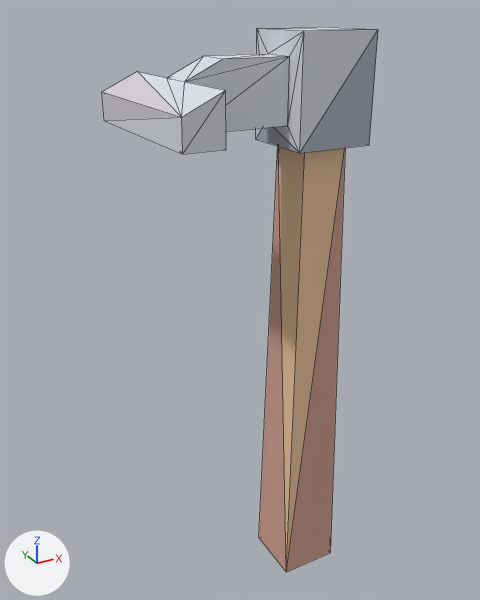
What one commit did to the glTF model example_game/world/props/hoe.prop/model.glb.
Before and after are seen from a 50 mm camera at (-0.302, -0.53, 0.597) aimed at (0.001, 0.02, 0.322). The lights are fixed; the arrows at lower left show +X, +Y and +Z. The picture after the commit comes second. Mesh edges are drawn as thin lines. Vertices at exactly the same position are counted once.

Objects in the first picture: 'model'.
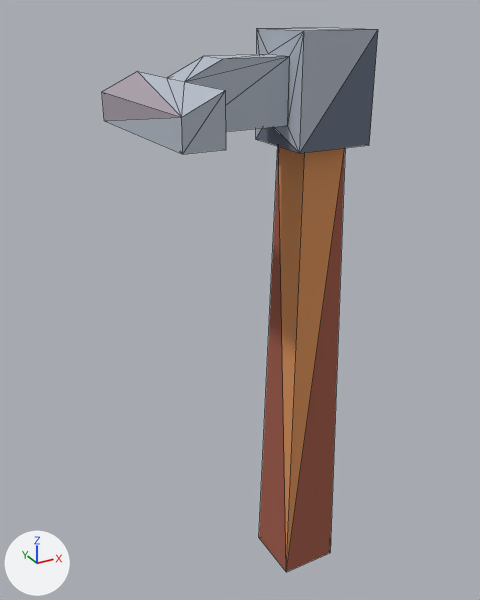
Location of each change, (x1, y1, x2, y2) in pixels of the pictures (480 x 600 px):
part 1 of me_model, recoloured (white to light grey)
    both: (102, 27, 378, 154)
part 2 of me_model, recoloured (grey to greyish blue)
    both: (256, 30, 378, 153)
part 3 of me_model, recoloured (beige to brown)
    both: (259, 146, 345, 572)

Edits to the bpy script that builds the scene:
```text
Change me_model:
    where me_model.from_pydata(...)  # 34 vertices, 58 faces; spans x -0.106..0.106, y -0.089..0.089, z -0.02..0.58
    used by ob_model
    me_model part 1: 42 faces centred in x -0.106..0.106, y -0.089..0.089, z 0.494..0.58 are repainted in the vertex colours; the middle colour goes from white #dbdfe5 to light grey #b4bcc8
    me_model part 2: 6 faces centred in x 0.029..0.106, y -0.039..0.039, z 0.48..0.513 are repainted in the vertex colours; the middle colour goes from grey #adb3be to greyish blue #6a7384
    me_model part 3: 10 faces centred in x 0.038..0.096, y -0.029..0.029, z -0.02..0.313 are repainted in the vertex colours; the middle colour goes from beige #d0a090 to brown #a05a47
```
